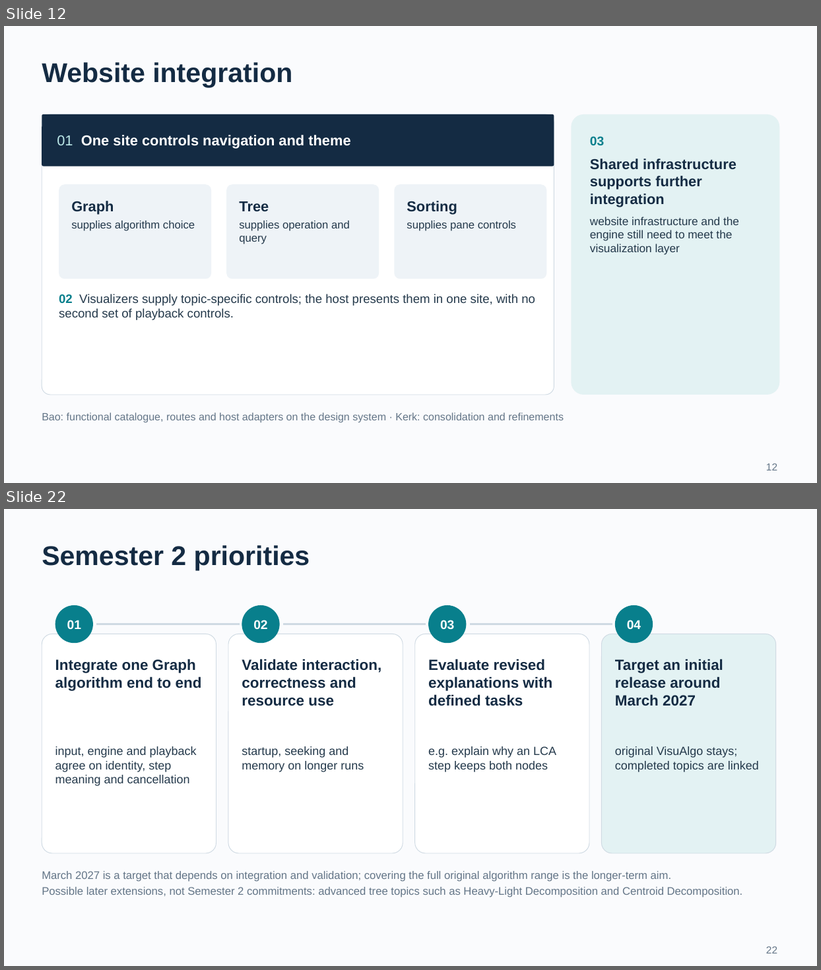
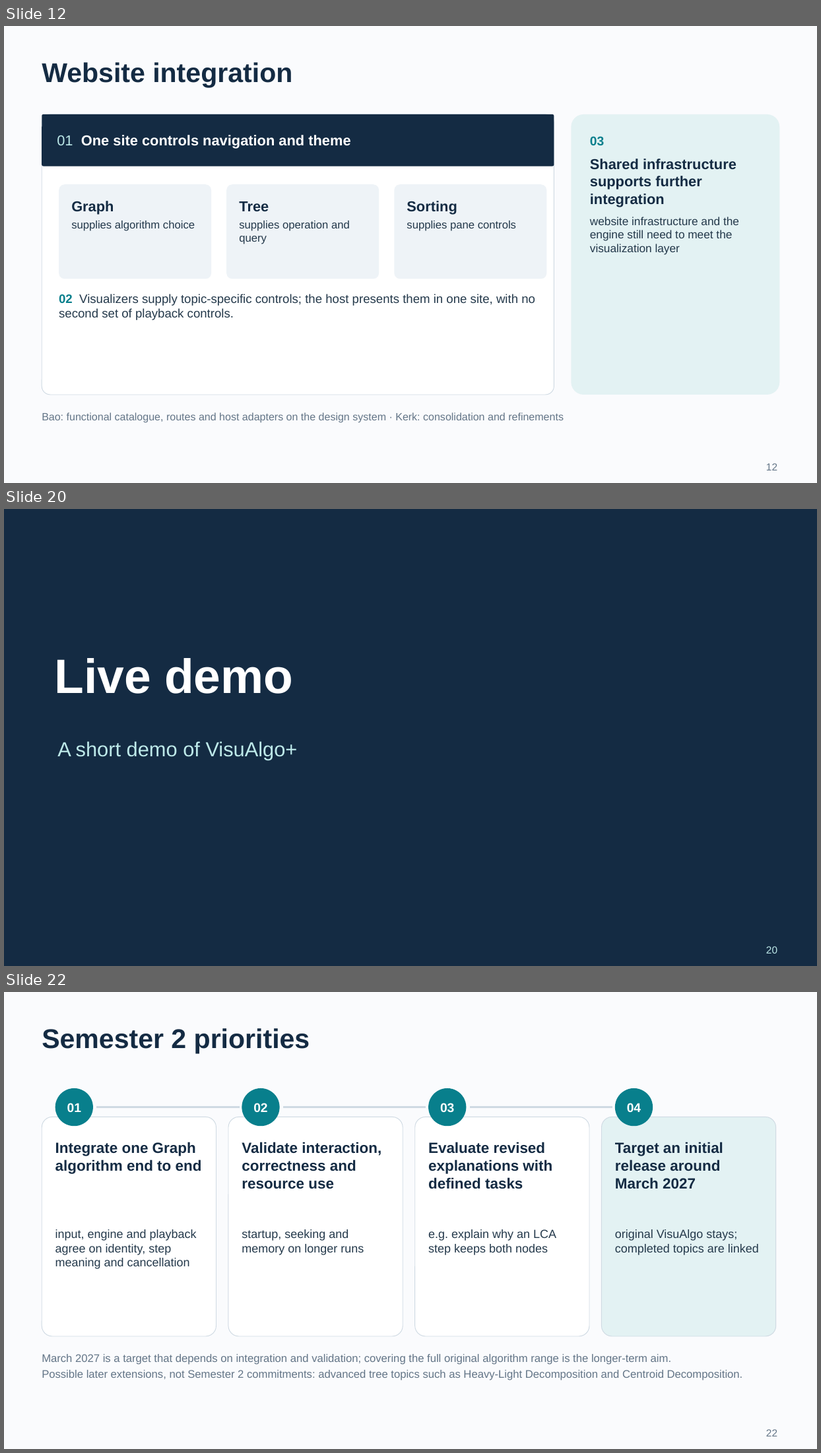
Before and after one commit to BJoozz/docsforfyp, a slide deck: presentation/VisuAlgo_CA_Presentation.pptx. Shown one above the other, each under a label of ours: slides 12 and 22 before the commit, slides 12, 20 and 22 after it; the slides between them are not shown. The pictures are 821x970 and 821x1453 pixels, drawn with LibreOffice and Linux fonts; fonts in the diff are those of the drawing. Boxes give left, top, right and bottom in pixels: in the first picture for what was removed or moved away, otherwise in the second. Text is boxed around its words. In the diff, an @@ line names an element or a change of style, - is before the commit and + after.

```diff
--- a/presentation/VisuAlgo_CA_Presentation.pptx
+++ b/presentation/VisuAlgo_CA_Presentation.pptx
@@ slide 20 added at [4,509,817,966], background #142B43 @@
@@ text added at [55,658,293,694], 57 pt, text #FFFFFF, bold @@
+Live demo
@@ text added at [57,741,298,760], 24 pt, text #BDE9E9 @@
+A short demo of VisuAlgo+
@@ text added at [766,947,778,954], 12 pt, text #BDE9E9 @@
+20
```
Also in this commit, not shown: 14 slides changed, 5 slides removed, 16 other files.
